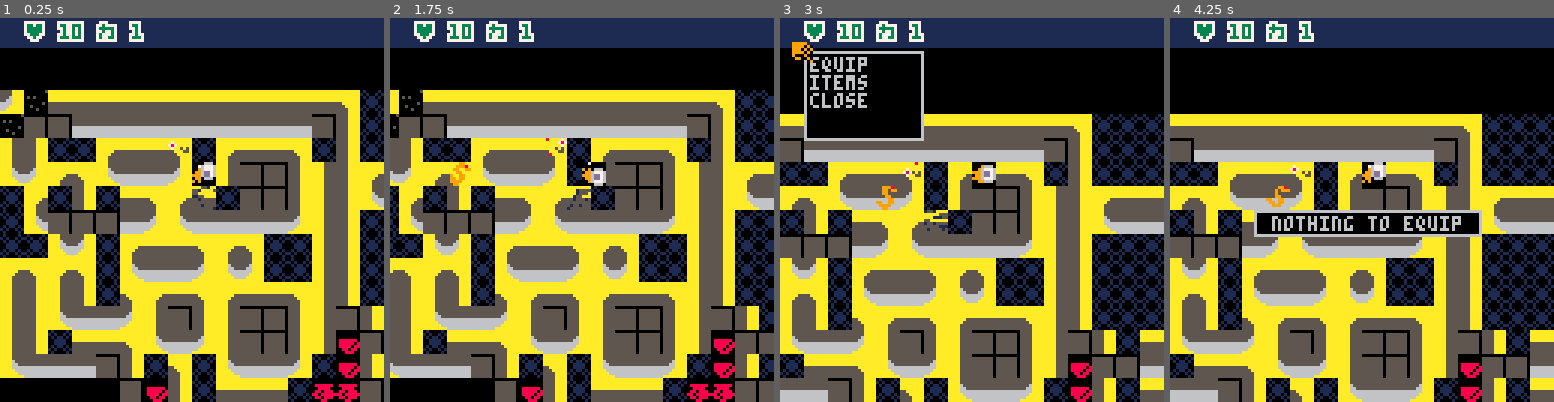
Above: before the commit, frames 1-4 (left to right).
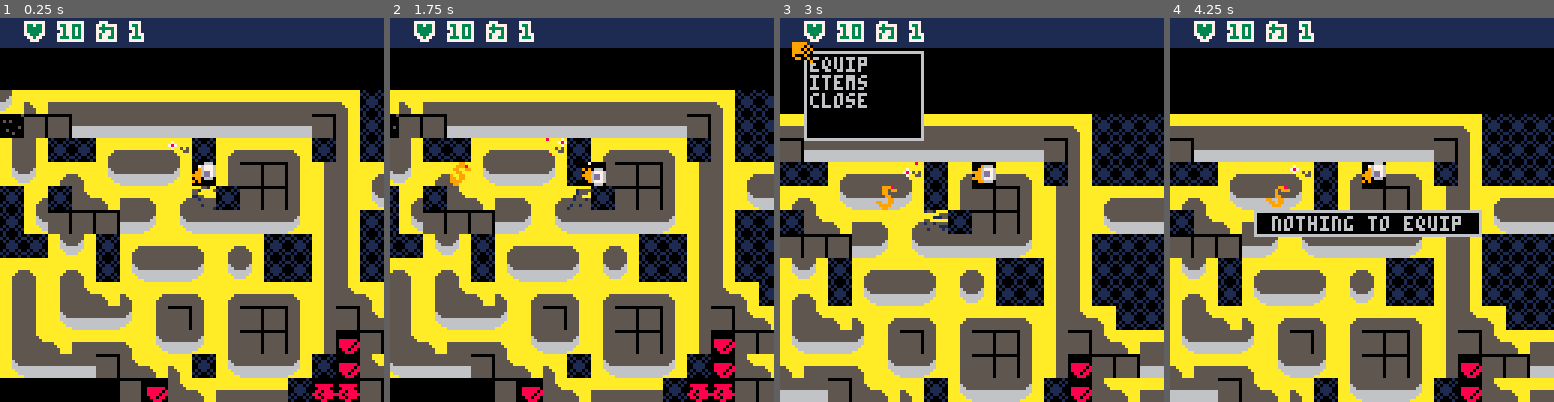
Above: after the commit, the same moments.

Repository: chebastian/picoabyss
Game: PICO-8 cartridge rouge.p8
The game is run twice, just before and just after one commit, with the same random seed, the same clock (stepped at 60 frames per second) and the same inputs.
Inputs:
- Up to frame 1 (0.25 s): no input
- Up to frame 2 (1.75 s): tap X (X key) at 0.33, 1.07 s; tap O (Z key) at 0.7, 1.7 s; hold Right from 1.6 s (still down)
- Up to frame 3 (3 s): tap X (X key) at 1.85, 2.97 s; release Right at 2.1 s; tap O (Z key) at 2.1, 2.5, 2.9 s; hold Up 2.15-2.42 s; hold Right from 2.47 s (still down)
- Up to frame 4 (4.25 s): release Right at 3.03 s; hold Left 3.08-3.58 s; tap O (Z key) at 3.3, 3.7, 4.1 s; hold Down 3.63-3.97 s; hold Right from 4.02 s (still down); tap X (X key) at 4.08 s

The runs differ from the first frame. In frame 1, 3.7% of the frame differs, in the area x 6-100%, y 18-100%; in frame 2, 4.1%, in the area x 2-100%, y 18-100%; in frame 3, 3.4%; in frame 4, 3.4%.

Commit message:
start add turns

Diff:
--- a/level.lua
+++ b/level.lua
@@ -6,7 +6,9 @@
 function tile_borders()
  cmapsig(function(x,y,sig)
     local sld = chk_solid(p(x,y))
-    if sig_match(sig, 0b10101111,0b10001101) and not sld then
+    if sig_match(sig, 0b11011111,0b11001101) and sld then
+        mset(x,y,176) -- L
+    elseif sig_match(sig, 0b10101111,0b10001101) and not sld then
         mset(x,y,146) --left
     elseif sig_match(sig, 0b11011111,0b11001111) and sld then
         mset(x,y,144) --right
@@ -16,12 +18,13 @@
         mset(x,y,145) --bottom
     elseif sig_match(sig, 0b11001111,0b11001101) and not sld then
         mset(x,y,161) --top left corner
-    elseif sig_match(sig, 0b00011101,0b01101101) and not sld then
+    -- elseif sig_match(sig, 0b00011101,0b01101101) and not sld then
+    elseif sig_match(sig, 0b11011111,0b11001111) and not sld then
         mset(x,y,163) --top right corner (incorrect)
     elseif sig_match(sig, 0b11101101,0b11001101)  and not sld then
         mset(x,y,160) --bottom left corner
     elseif sig_match(sig, 0b11001101,0b11001111) and sld then
-        mset(x,y,162) --bottom right corner (!done)
+        mset(x,y,162) -- bottom right corner
     -- elseif sig_match(sig, 0b11111111,0b11001111) and sld then
     --     mset(x,y,132) --solid not (correct?)
     end
